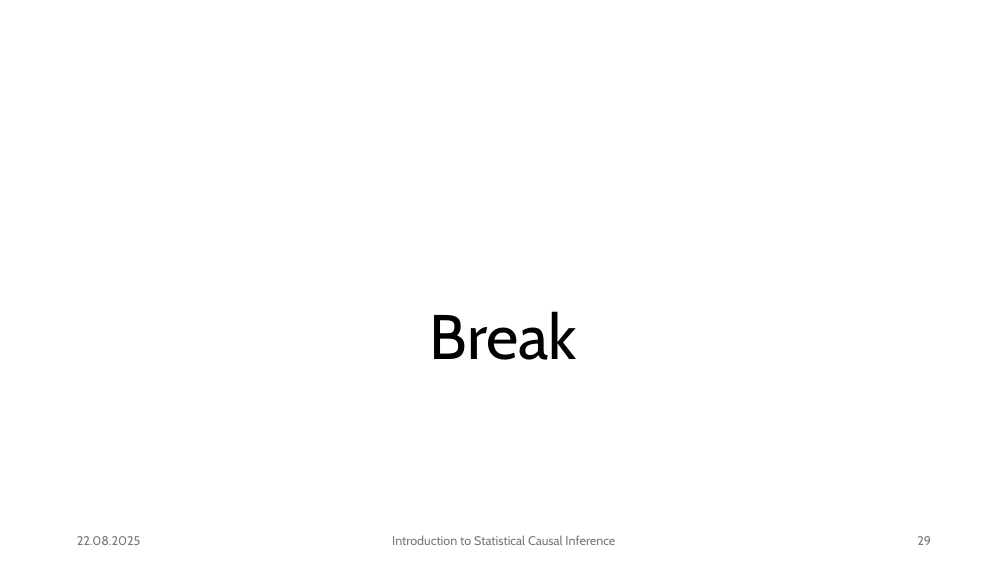
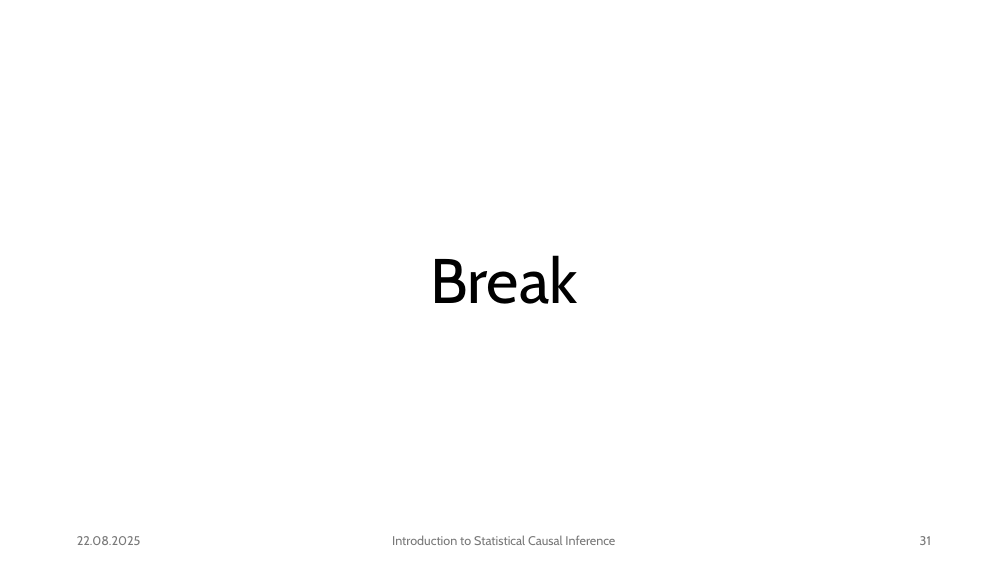
Before and after one commit to JulianFrattini/bda4sci, a slide deck: slide 31 of version2/slides/intro-sci.pptx (slide 29 before the commit). Drawn at 1008x567 pixels with LibreOffice and Linux fonts; fonts in the diff are those of the drawing; background and template pictures are left out. Boxes give left, top, right and bottom in pixels: in the first picture for what was removed or moved away, otherwise in the second. Text is boxed around its words. In the diff, an @@ line names an element or a change of style, - is before the commit and + after.

```diff
--- a/version2/slides/intro-sci.pptx
+++ b/version2/slides/intro-sci.pptx
@@ title "Break" at [430,255,577,304]: vertical alignment bottom to middle @@
@@ page number at [920,536,931,545]: text changed @@
-29
+31
```
Also in this commit, not shown: 1 other slide changed, 4 slides added, 2 slides removed, 4 other files.
